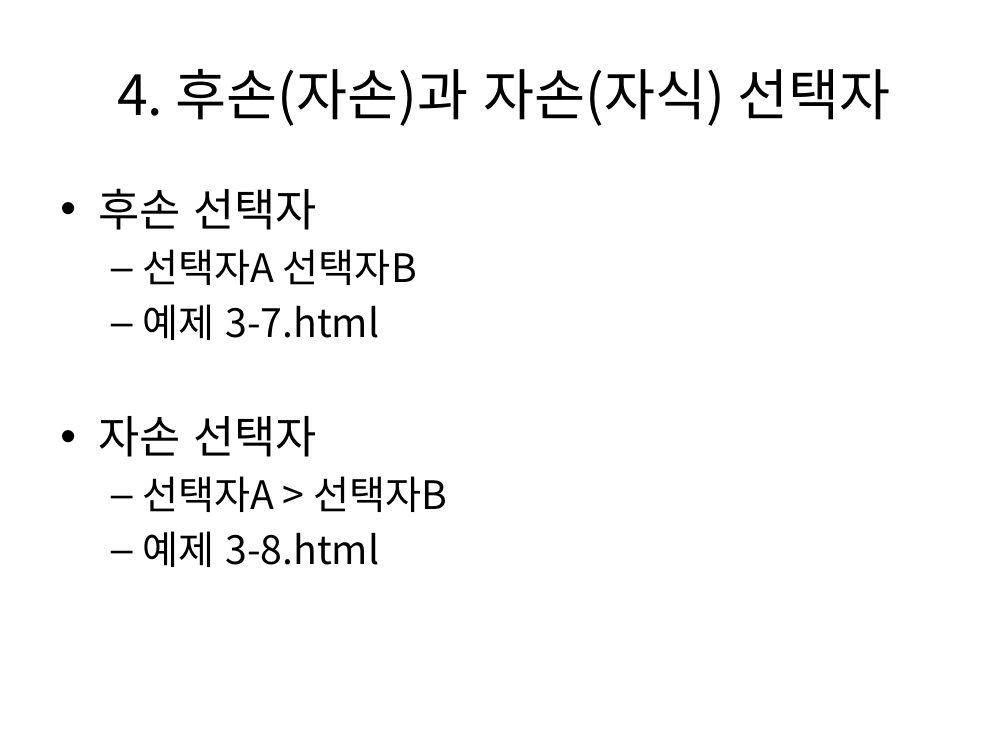
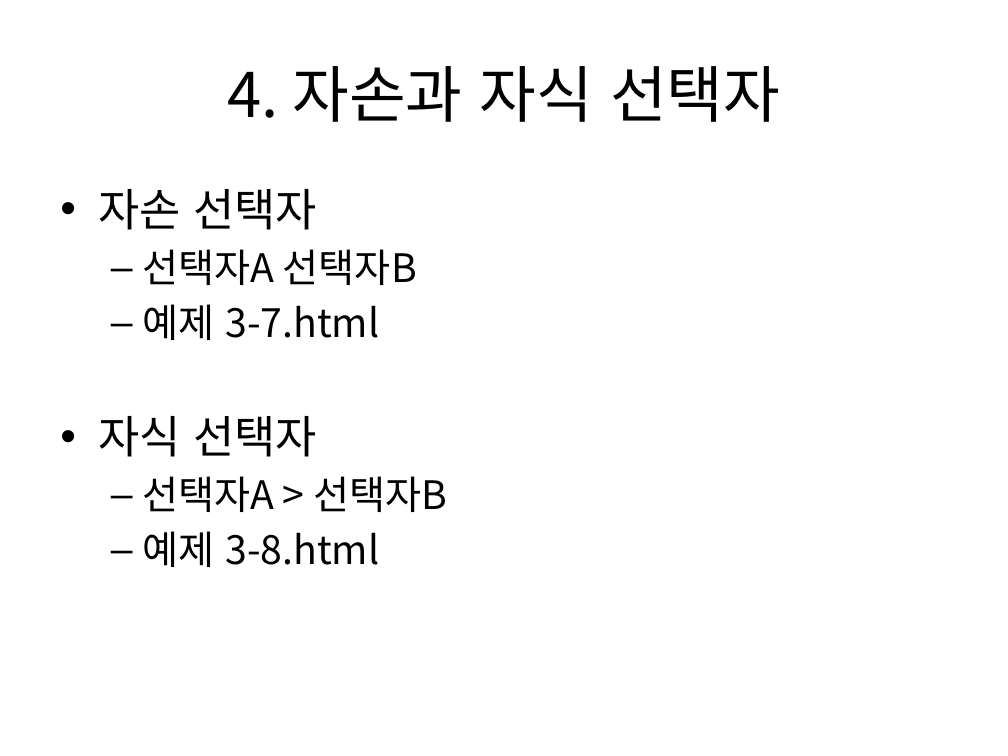
Before and after one commit to kdkcom1234/html-css-docs, a slide deck: slide 7 of 03. CSS3 선택자 및 스타일 속성(1).pptx. Drawn at 1008x756 pixels with LibreOffice and Linux fonts; fonts in the diff are those of the drawing. Boxes give left, top, right and bottom in pixels: in the first picture for what was removed or moved away, otherwise in the second. Text is boxed around its words. In the diff, an @@ line names an element or a change of style, - is before the commit and + after.

```diff
--- a/03. CSS3 선택자 및 스타일 속성(1).pptx
+++ b/03. CSS3 선택자 및 스타일 속성(1).pptx
@@ title at [227,66,780,122]: text changed; size 39.6 to 44 pt @@
-4. 후손(자손)과 자손(자식) 선택자
+4. 자손과 자식 선택자
@@ text at [98,189,317,230]: text changed @@
-• 후손 선택자
+• 자손 선택자
@@ text at [98,416,317,457]: text changed @@
-• 자손 선택자
+• 자식 선택자
```
Also in this commit, not shown: 1 other slide changed.
